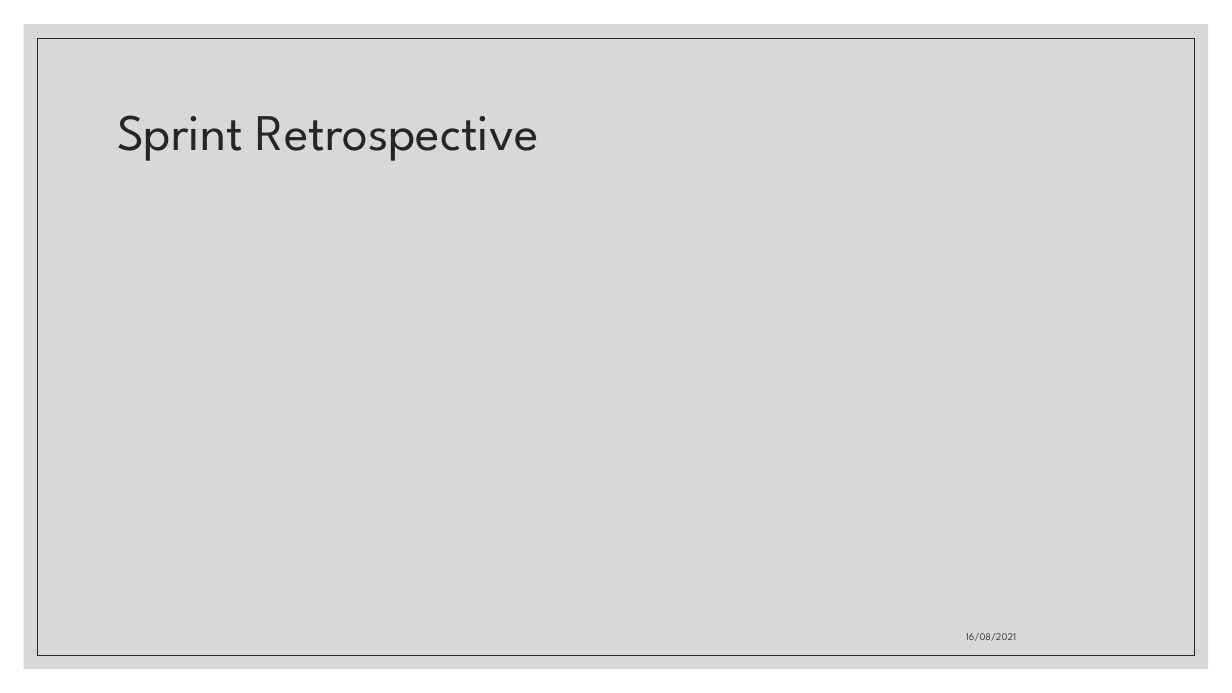
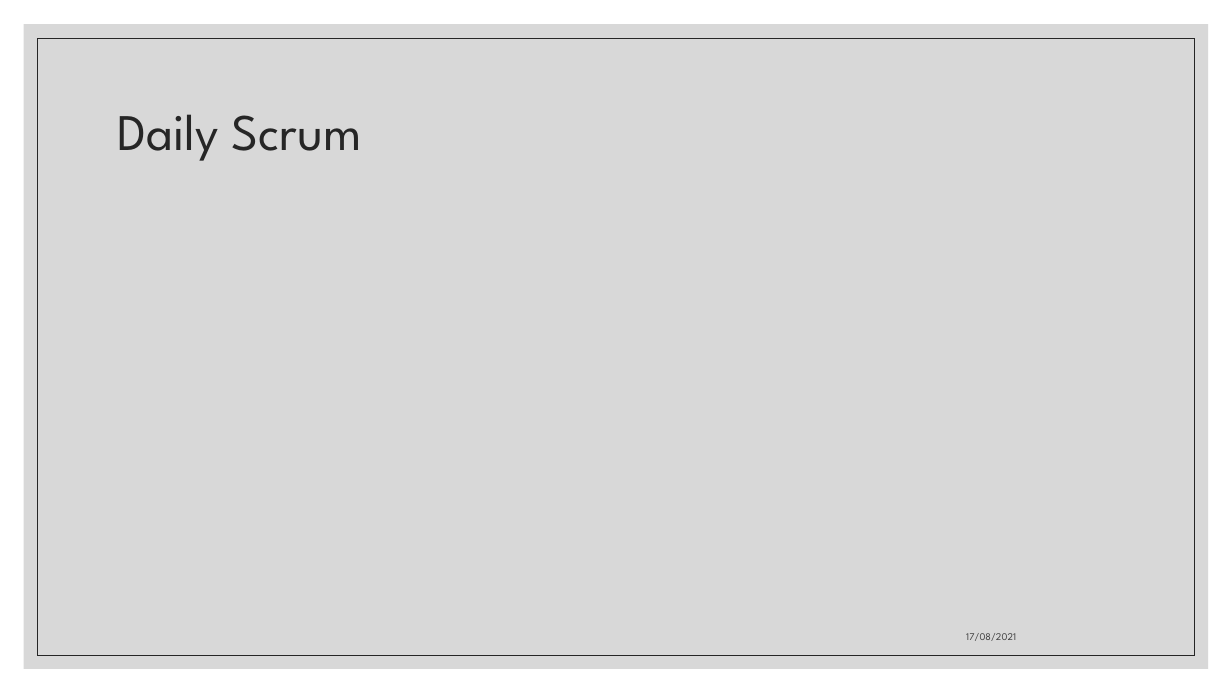
Before and after one commit to JeanTalgornThomas/scrumprojet, a slide deck: slide 10 of présentation.pptx. Drawn at 1232x693 pixels with LibreOffice and Linux fonts; fonts in the diff are those of the drawing. Boxes give left, top, right and bottom in pixels: in the first picture for what was removed or moved away, otherwise in the second. Text is boxed around its words. In the diff, an @@ line names an element or a change of style, - is before the commit and + after.

Commit message:
Ajout du Daily Scrum

```diff
--- a/présentation.pptx
+++ b/présentation.pptx
@@ title at [117, 114, 362, 161]: text changed @@
-Sprint Retrospective
+Daily Scrum
@@ text at [966, 633, 1016, 641]: text changed @@
-16/08/2021
+17/08/2021
```
Also in this commit, not shown: 8 other slides changed, 2 slides added, 1 other file.
